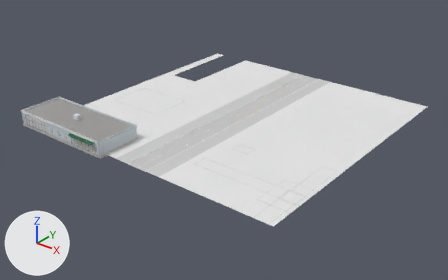
A saved change to the glTF model dushanbe_city/assets/city/chunks/chunk_4_2.glb.
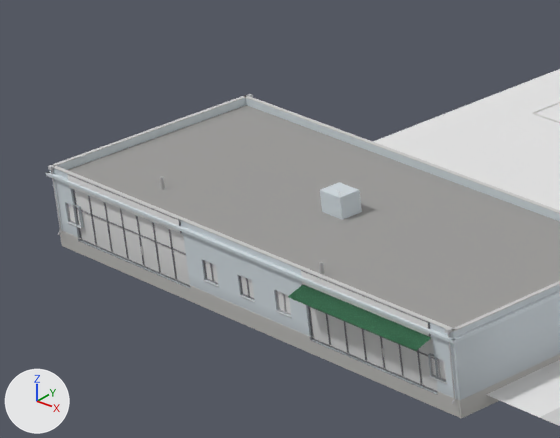
Old and new are each drawn whole from a 50 mm camera at (273.7, -112.4, 92.1) aimed at (149.3, 43.1, -4.4) and again close up on the part from 3% to 27% of the width and 28% to 58% of the height. Lighting does not change. The marker at lower left points along +X, +Y and +Z. The last two pictures show the newer version. Objects named as collision shapes, trigger or cutter boxes, shadow casters or lower levels of detail are left out. Vertices at exactly the same position are counted once.

Objects in the first close-up: 'base', 'detail'.
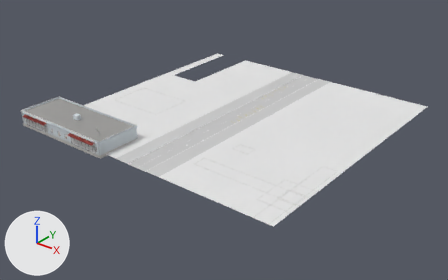
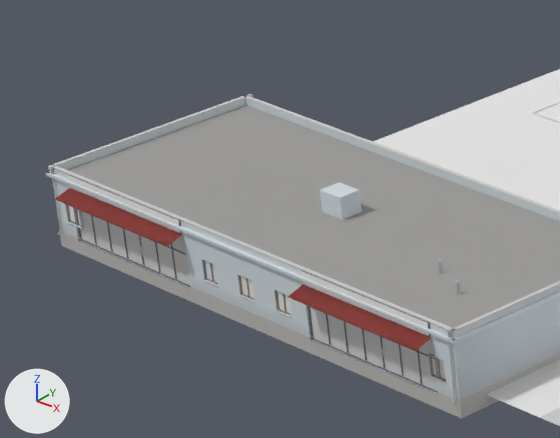
Where the change shows, as pixel boxes [x1, y1, x2, y2] in the close-ups (560 x 438 px; the box of a moved part takes in the faces that stretch with it):
```json
{"part": 1, "of": "me_base", "change": "moved or reshaped", "before": [49, 95, 560, 332], "after": [49, 95, 560, 332]}
{"part": 2, "of": "me_base", "change": "recoloured", "before": [68, 205, 446, 379], "after": [68, 205, 446, 379]}
```

Edits to the scene script, one JSON object a line:
```json
{"block": "me_base", "where": "# used by ob_base; location = (150.0, 50.0, 0.0)"}
{"op": "remove", "block": "me_base", "code": "me_base.from_pydata(...)  # 1214 vertices, 1304 faces; spans x -54.2..50.0, y -53.3..50.0, z 2.2..9.0"}
{"op": "add", "block": "me_base", "code": "me_base.from_pydata(...)  # 1218 vertices, 1308 faces; spans x -54.2..50.0, y -53.3..50.0, z 2.2..9.0"}
{"block": "me_base", "change": "me_base part 1"}
{"block": "me_base", "change": "21 faces are deleted"}
{"block": "me_base", "change": "4 vertices are added at (-52.0, -52.0, 7.0), (-40.0, -52.0, 7.0), (-40.0, -53.3, 6.6), (-52.0, -53.3, 6.6)"}
{"block": "me_base", "change": "4 new faces join them, mat_fabric"}
{"block": "me_base", "change": "14 new faces join them, mat_metal_galv"}
{"block": "me_base", "change": "7 new faces join them, mat_plinth"}
{"block": "me_base", "change": "me_base part 2: 30 kept faces spanning x -52.9..-15.1, y -53.3..-36.2, z 4.2..7.0 get new vertex colours; the middle colour goes from white #f5f5f5 to white #f6f6f6"}
```
